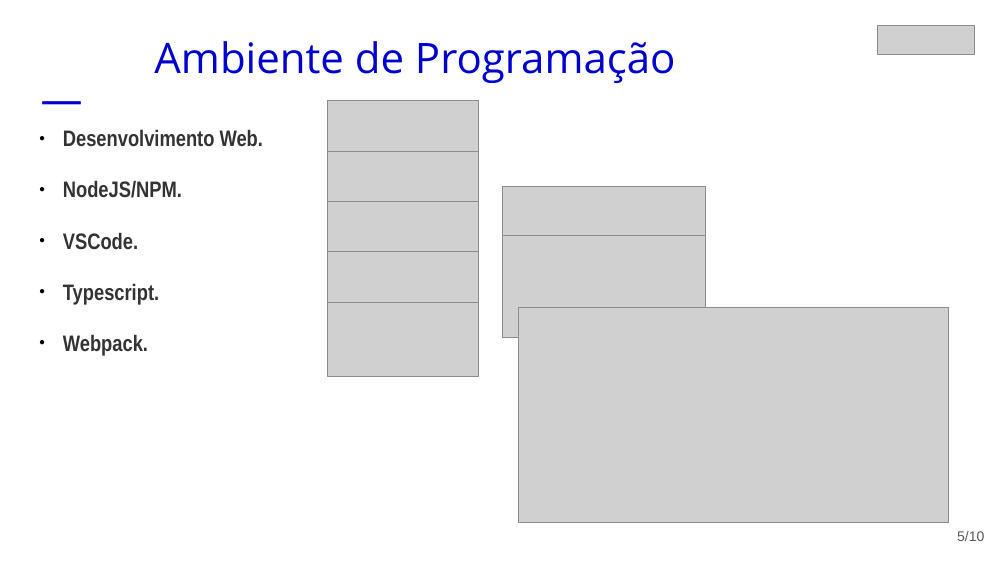
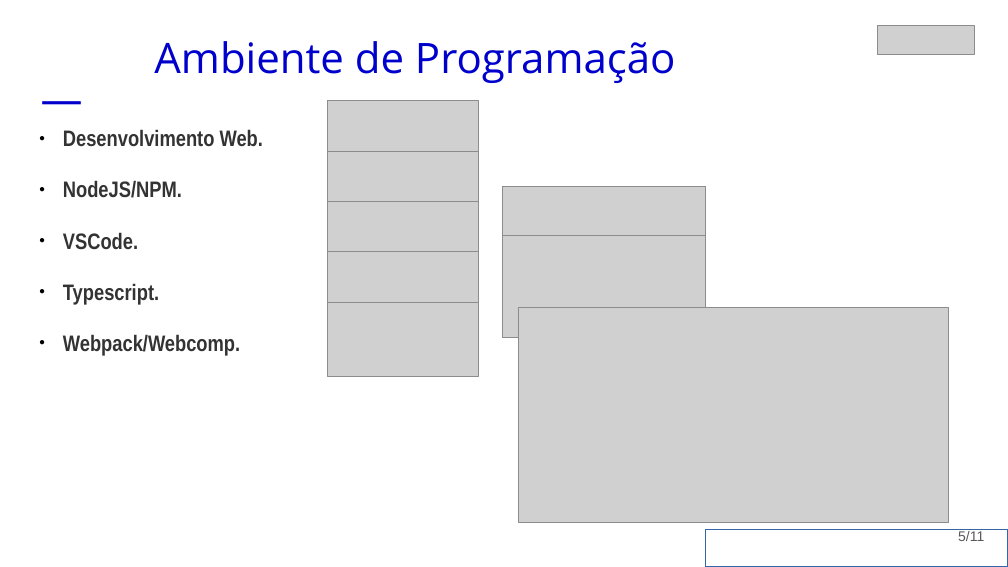
Before and after one commit to nilsonsmf/workshopsd, a slide deck: slide 5 of docs/workshop-sd-presentation.odp. Drawn at 1008x567 pixels with LibreOffice and Linux fonts; fonts in the diff are those of the drawing; grey boxes stand for pictures; background and template pictures are left out. Boxes give left, top, right and bottom in pixels: in the first picture for what was removed or moved away, otherwise in the second. Text is boxed around its words. In the diff, an @@ line names an element or a change of style, - is before the commit and + after.

```diff
--- a/docs/workshop-sd-presentation.odp
+++ b/docs/workshop-sd-presentation.odp
@@ text at (63, 334, 240, 355): text changed @@
-● Webpack.
+● Webpack/Webcomp.
@@ rectangle added at (706, 529, 1008, 566), outline #3465A4 0 pt, 18 pt, text #FFFFFF @@
+devjobsscanner.com
@@ page number at (958, 531, 984, 541): text changed @@
-5/10
+5/11
```
Also in this commit, not shown: 3 other slides changed, 2 slides added, 1 slide removed, 1 other file.
